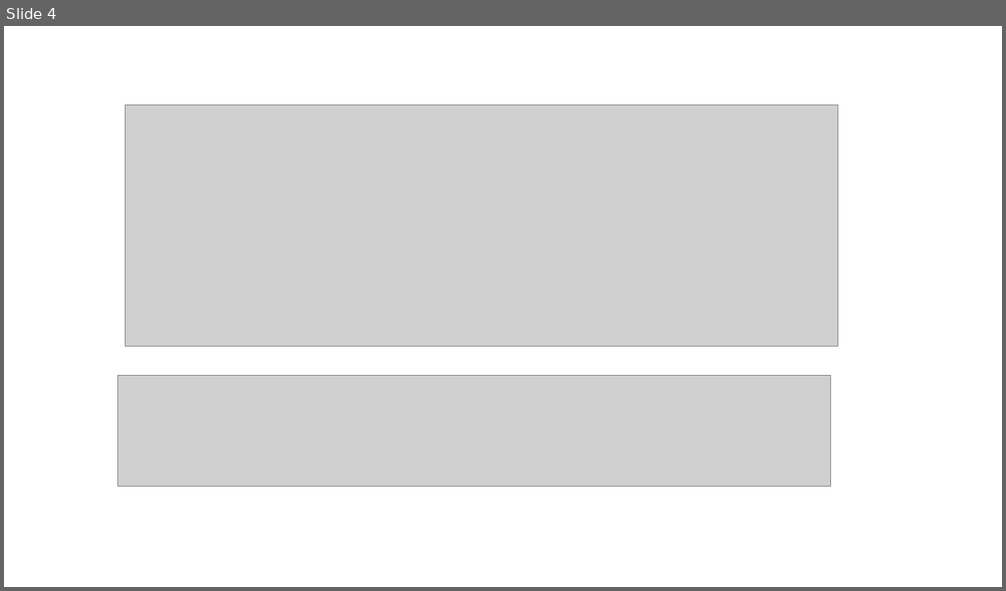
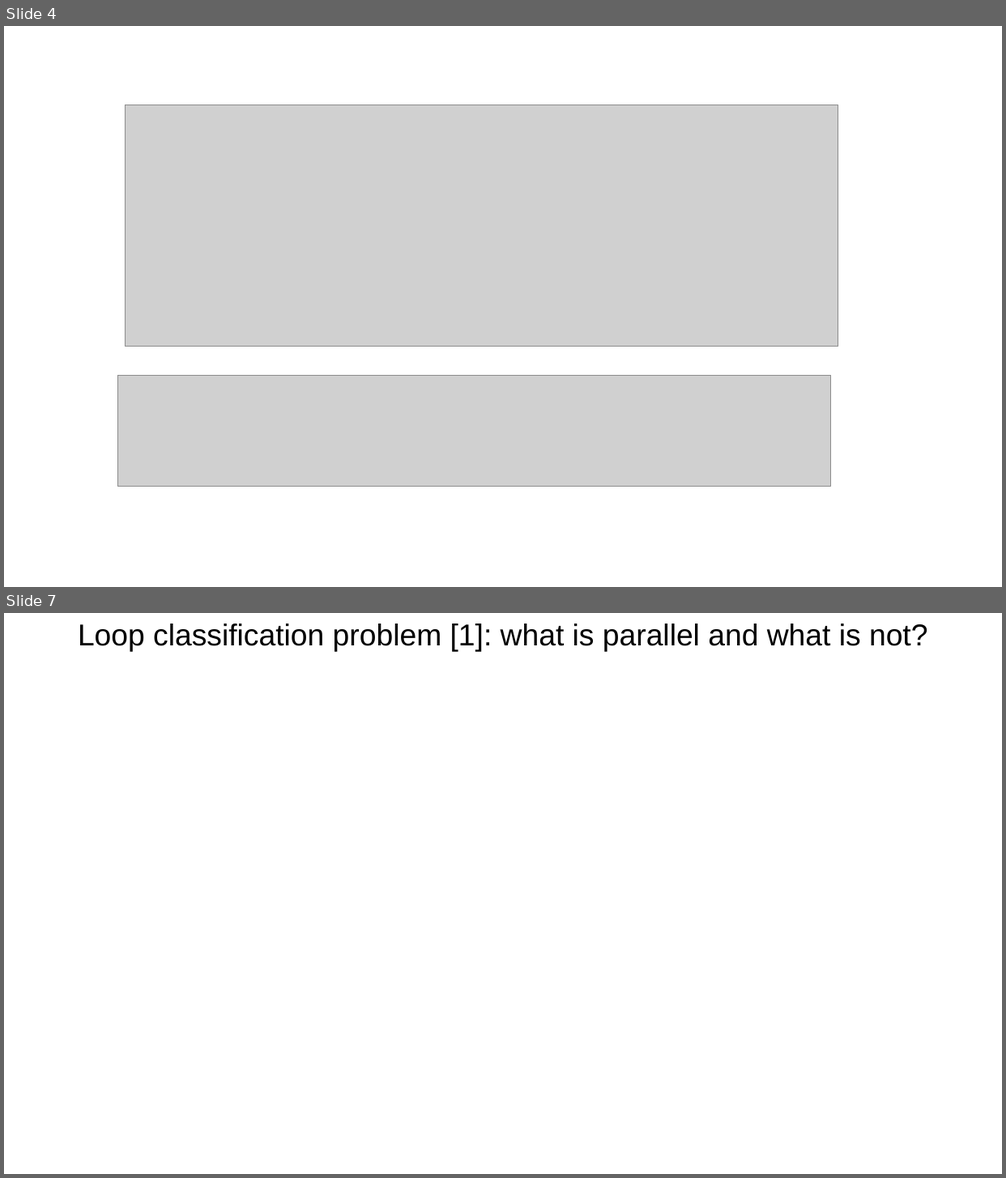
Before and after one commit to harel-coffee/PParMetrics-auto, a slide deck: PPar_lunch_talk/Learning_Loop_Parallelisability.odp. Shown one above the other, each under a label of ours: slide 4 before the commit, slides 4 and 7 after it; the slides between them are not shown. The pictures are 1006x591 and 1006x1178 pixels, drawn with LibreOffice and Linux fonts; fonts in the diff are those of the drawing; grey boxes stand for pictures. Boxes give left, top, right and bottom in pixels: in the first picture for what was removed or moved away, otherwise in the second. Text is boxed around its words. In the diff, an @@ line names an element or a change of style, - is before the commit and + after.

```diff
--- a/PPar_lunch_talk/Learning_Loop_Parallelisability.odp
+++ b/PPar_lunch_talk/Learning_Loop_Parallelisability.odp
@@ slide 7 added at (4,613,1002,1174), background #FFFFFF @@
@@ title added at (78,624,927,652), 24 pt, text #000000 @@
+Loop classification problem [1]: what is parallel and what is not?
```
Also in this commit, not shown: 3 other slides added, 8 other files.
